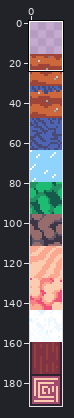
Sprite sheet: public/blocks.png. The first picture is a wide view before the edit; the outline marks the close-up.
Close-up. Before the commit:
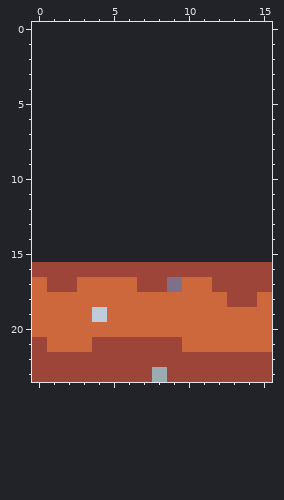
The file is 16x176 pixels. Colours within 5 levels of each other are drawn and written as one. Shown: x 0..15, y 0..23. The old version is drawn lined up with the new one, on the new canvas.
Now the later version:
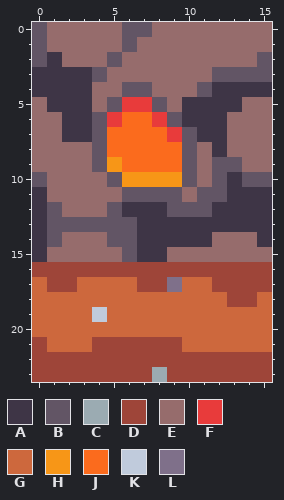
Palette (. is transparent): A #3e3546  B #625565  C #9babb2  D #9e4539  E #966c6c  F #e83b3b  G #cd683d  H #f79617  J #fb6b1d  K #c0cbdc  L #7f708a
From old to new:
canvas 16x176 -> 16x192, the old top-left corner now at 0,16
Changed rows in their new state; - is an unchanged pixel.
first column x 0:
 0 BEEEEEBBEEEEEEEE
 1 BEEEEEBEEEEEEEEE
 2 BAEEEBEEEEEEEEEB
 3 AAAABEEEEEEEBBBB
 4 AAAAEEBBEEEBAAAA
 5 EAAAEBFFBEAAAAEE
 6 EEAABFJJFBAAAEEE
 7 EEAABJJJJFBAAEEE
 8 EEEEBJJJJJBEAEEE
 9 EEEEBHJJJJBEBBEE
10 BEEEEBHHHHBEBABB
11 AEEEEEBBBBEBBAAA
12 ABEEEBAAABBBAAAA
13 ABBBBBBAAAAAAAAA
14 ABEEEBBAAAAAEEEA
15 AEEEEEBAAEEEEEEE
